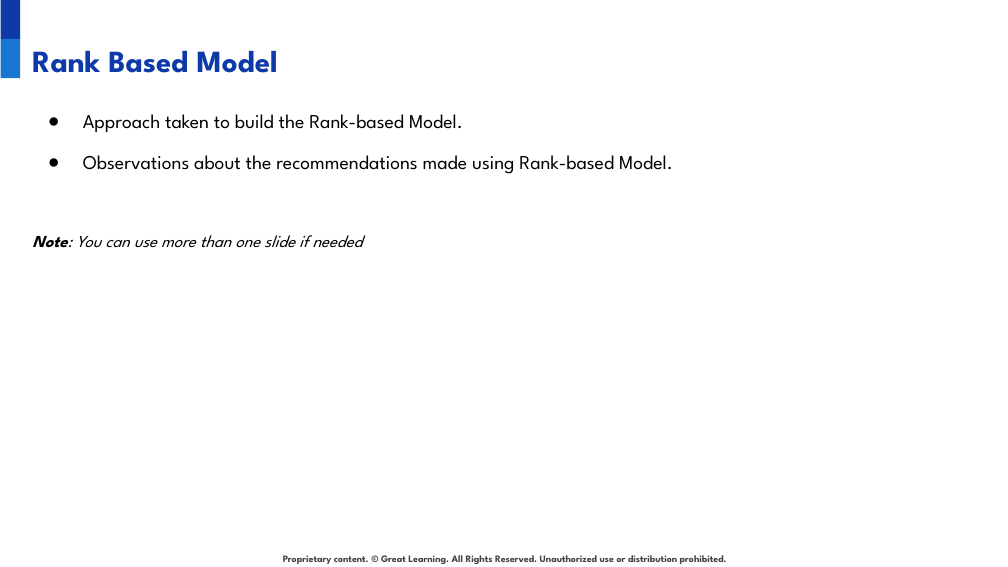
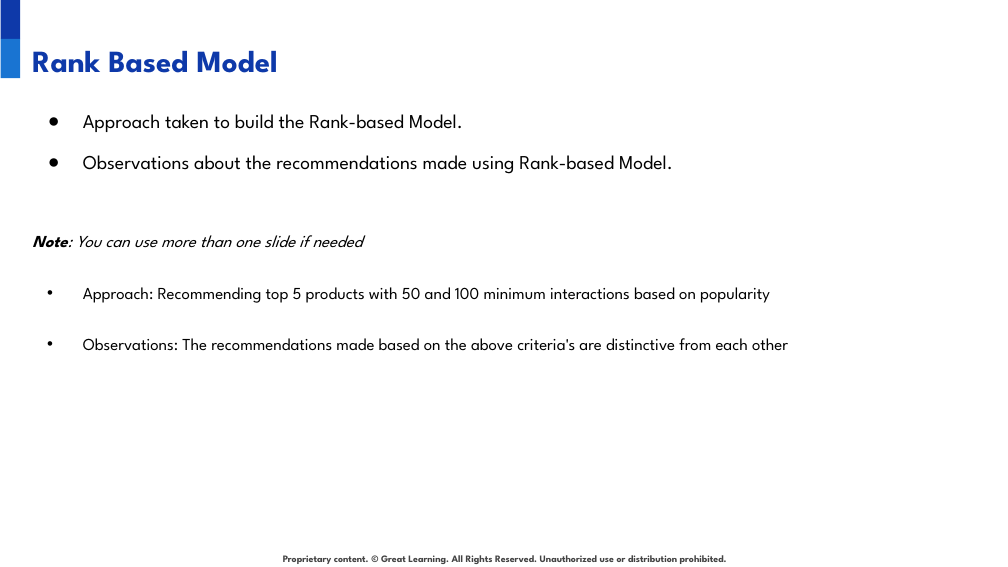
Before and after one commit to aktermitu13/Product-Recommendation-System, a slide deck: slide 6 of Presentation+Template+-+Amazon+Product+Recommendation+System.pptx (slide 5 before the commit). Drawn at 1008x567 pixels with LibreOffice and Linux fonts; fonts in the diff are those of the drawing; background and template pictures are left out. Boxes give left, top, right and bottom in pixels: in the first picture for what was removed or moved away, otherwise in the second. Text is boxed around its words. In the diff, an @@ line names an element or a change of style, - is before the commit and + after.

```diff
--- a/Presentation+Template+-+Amazon+Product+Recommendation+System.pptx
+++ b/Presentation+Template+-+Amazon+Product+Recommendation+System.pptx
@@ text at [83,287,788,351]: paragraphs added @@
+• Approach: Recommending top 5 products with 50 and 100 minimum interactions based on popularity
+• Observations: The recommendations made based on the above criteria's are distinctive from each other
```
Also in this commit, not shown: 5 other slides changed, 2 slides added, 1 slide removed, 1 other file.
